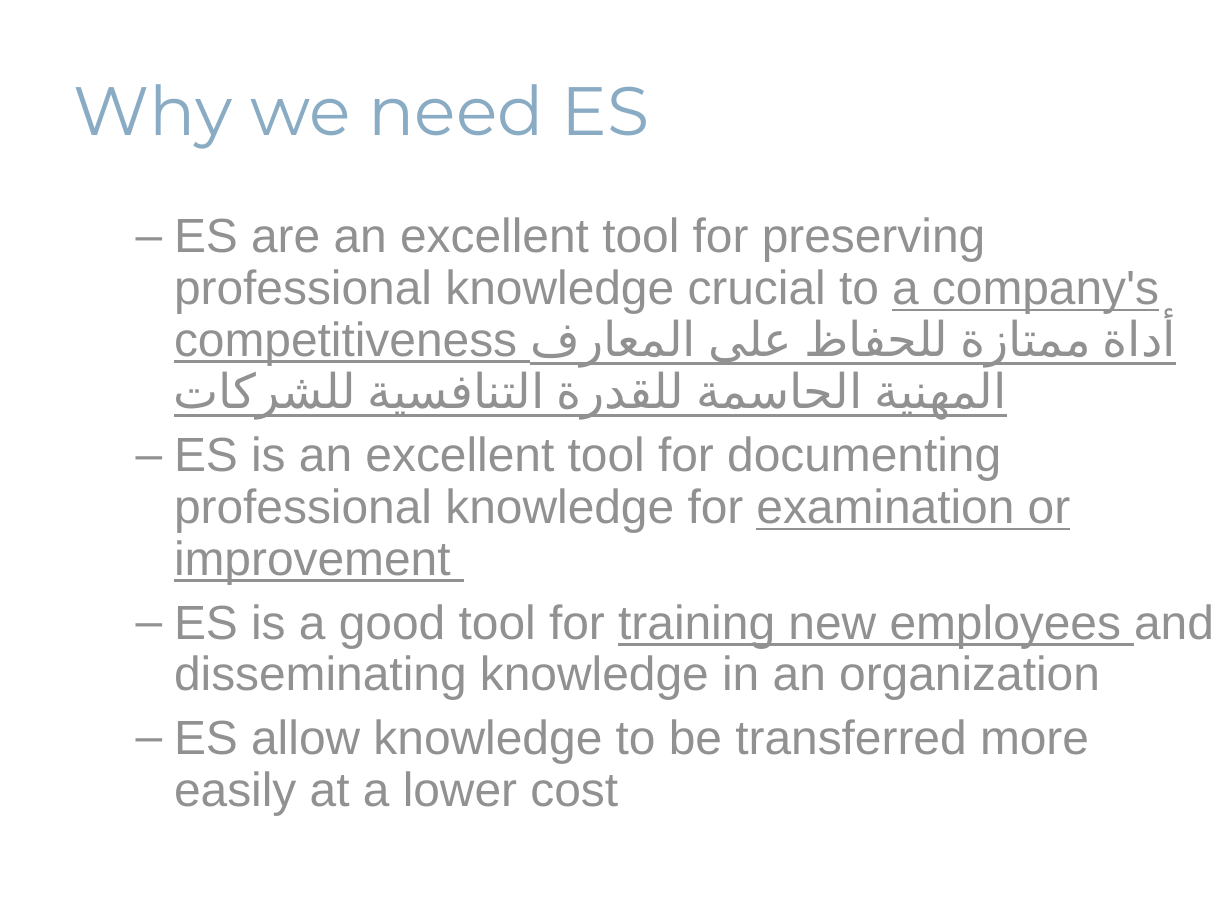
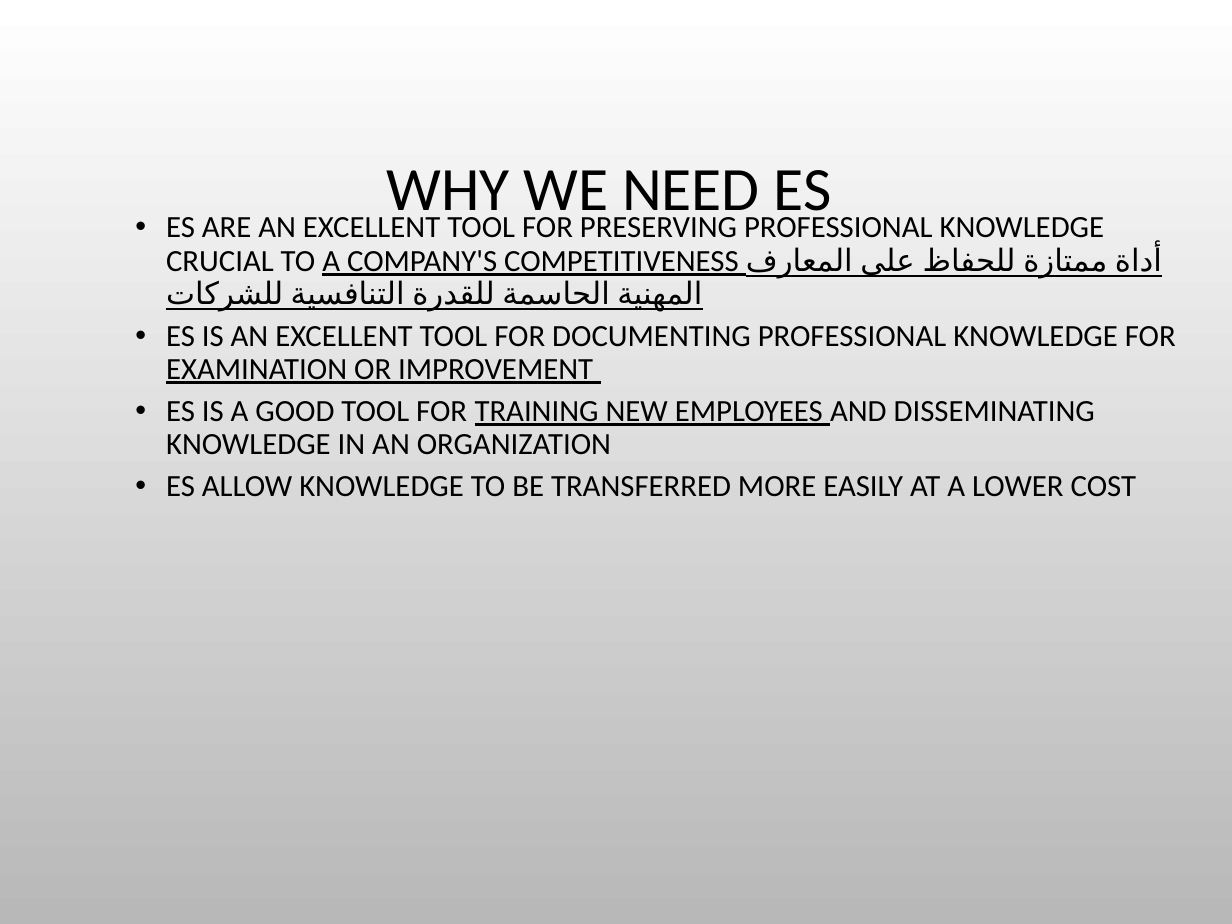
Before and after one commit to mansoura-cis/4th_Grade_IS-Master-, a slide deck: slide 26 of DSS{Dr_Ahmed_AbuEl-Ftouh}/Module5 AI/CH6-AI.ppt. Drawn at 1232x924 pixels with LibreOffice and Linux fonts; fonts in the diff are those of the drawing; background and template pictures are left out. Boxes give left, top, right and bottom in pixels: in the first picture for what was removed or moved away, otherwise in the second. Text is boxed around its words. In the diff, an @@ line names an element or a change of style, - is before the commit and + after.

```diff
--- a/DSS{Dr_Ahmed_AbuEl-Ftouh}/Module5 AI/CH6-AI.ppt
+++ b/DSS{Dr_Ahmed_AbuEl-Ftouh}/Module5 AI/CH6-AI.ppt
@@ title at (386,170,832,225): text changed; size 40 to 36 pt; font Montserrat to Calibri; text colour #8AABC4 to #000000 @@
-Why we need ES
+WHY WE NEED ES
@@ text at (166,217,1176,497): text changed; size 28 to 18 pt; font Arial to Calibri; text colour #919191 to #000000 @@
-  – ES are an excellent tool for preserving professional knowledge crucial to a company's competitiveness أداة ممتازة للحفاظ على المعارف المهنية الحاسمة للقدرة التنافسية للشركات
-  – ES is an excellent tool for documenting professional knowledge for examination or improvement
-  – ES is a good tool for training new employees and disseminating knowledge in an organization
-  – ES allow knowledge to be transferred more easily at a lower cost
+  • ES ARE AN EXCELLENT TOOL FOR PRESERVING PROFESSIONAL KNOWLEDGE CRUCIAL TO A COMPANY'S COMPETITIVENESS أداة ممتازة للحفاظ على المعارف المهنية الحاسمة للقدرة التنافسية للشركات
+  • ES IS AN EXCELLENT TOOL FOR DOCUMENTING PROFESSIONAL KNOWLEDGE FOR EXAMINATION OR IMPROVEMENT
+  • ES IS A GOOD TOOL FOR TRAINING NEW EMPLOYEES AND DISSEMINATING KNOWLEDGE IN AN ORGANIZATION
+  • ES ALLOW KNOWLEDGE TO BE TRANSFERRED MORE EASILY AT A LOWER COST
```
Also in this commit, not shown: 39 other slides changed, 26 other files.
